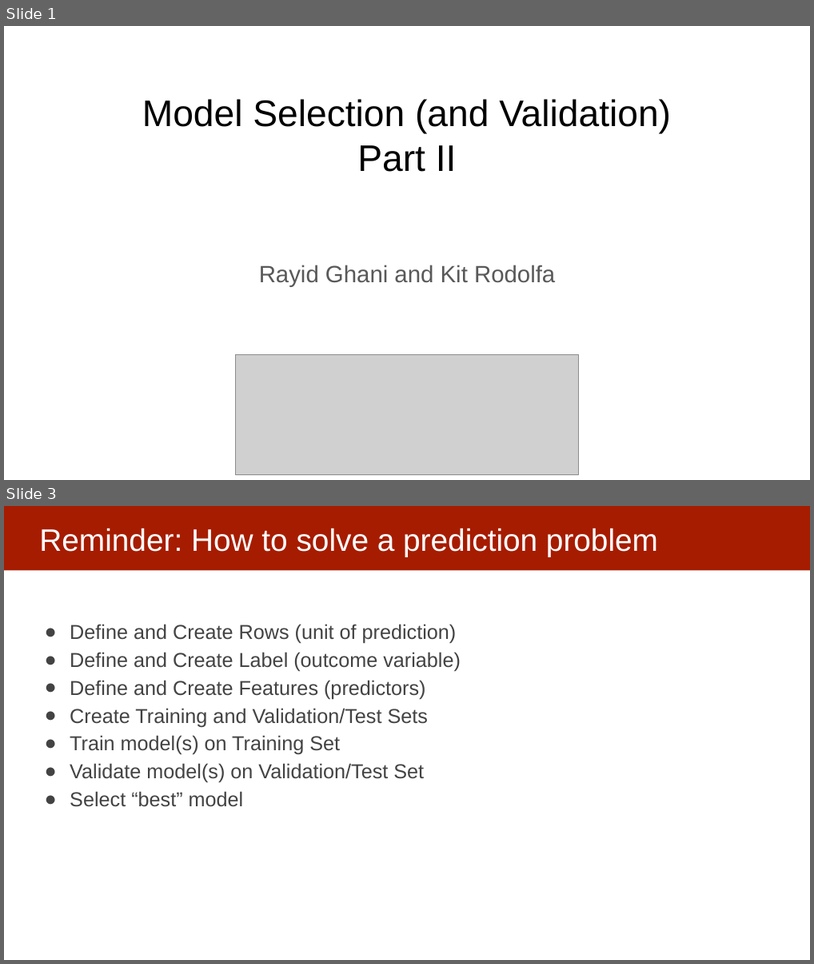
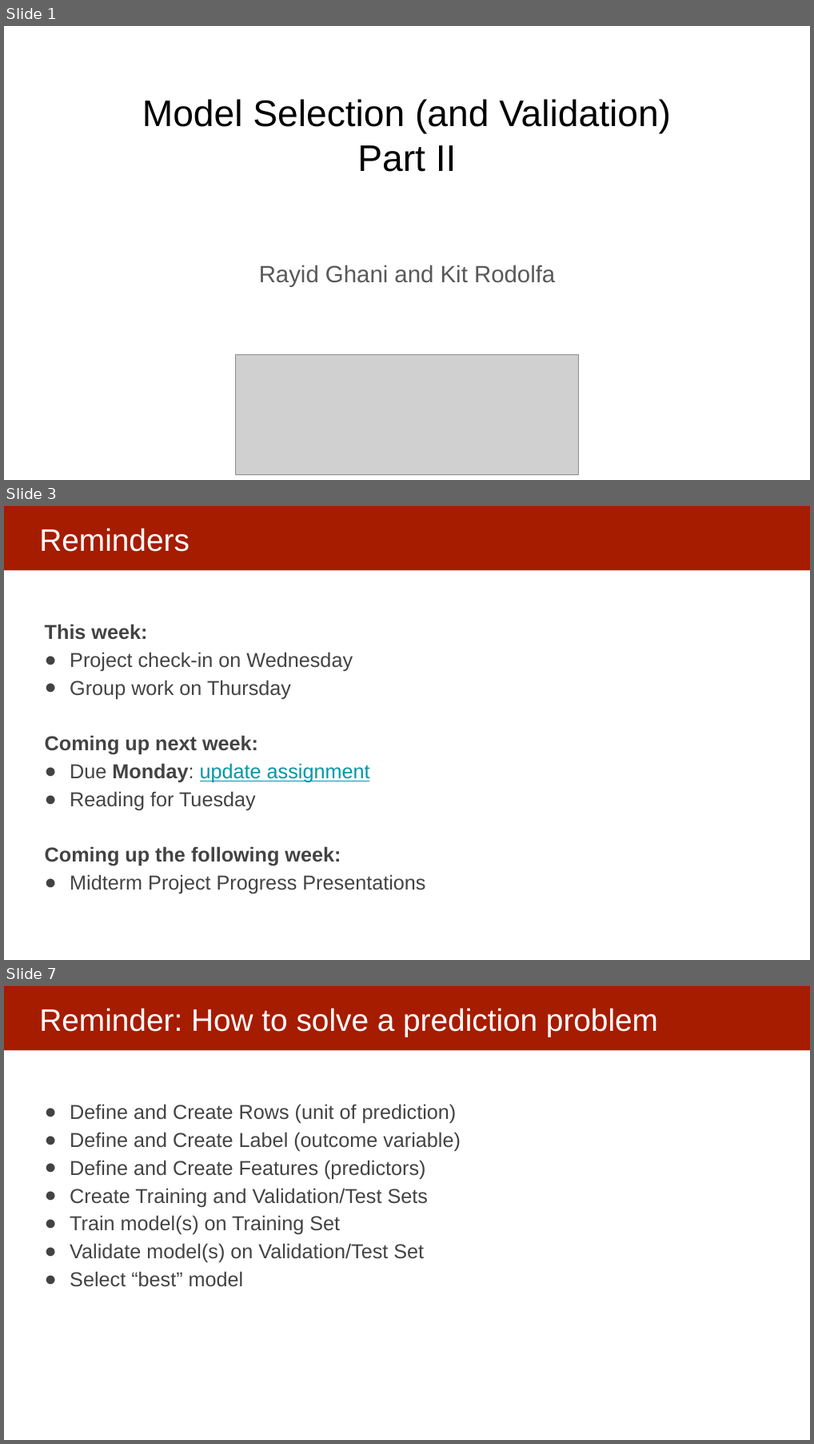
Before and after one commit to dssg/mlforpublicpolicylab, a slide deck: 07 - Performance and Evaluation Pt 2/Model Selection and Validation - Part II.pptx. Shown one above the other, each under a label of ours: slides 1 and 3 before the commit, slides 1, 3 and 7 after it; the slides between them are not shown. The pictures are 814x964 and 814x1444 pixels, drawn with LibreOffice and Linux fonts; fonts in the diff are those of the drawing; grey boxes stand for pictures. Boxes give left, top, right and bottom in pixels: in the first picture for what was removed or moved away, otherwise in the second. Text is boxed around its words. In the diff, an @@ line names an element or a change of style, - is before the commit and + after.

```diff
--- a/07 - Performance and Evaluation Pt 2/Model Selection and Validation - Part II.pptx
+++ b/07 - Performance and Evaluation Pt 2/Model Selection and Validation - Part II.pptx
@@ slide 3 added at bbox=[4, 506, 810, 960], background #FFFFFF; not listed: 1 template element that a slide beside it also shows @@
@@ title added at bbox=[39, 528, 190, 552], 37 pt, text #FFFFFF @@
+Reminders
@@ text added at bbox=[45, 624, 426, 893], 24 pt, text #434343 @@
+This week:
+● Project check-in on Wednesday
+● Group work on Thursday
+Coming up next week:
+● Due Monday: update assignment
+● Reading for Tuesday
+Coming up the following week:
+● Midterm Project Progress Presentations
@@ what was slide 3 is now slide 7 @@
```
Also in this commit, not shown: 16 slides changed, 5 other slides added, 2 slides removed.
